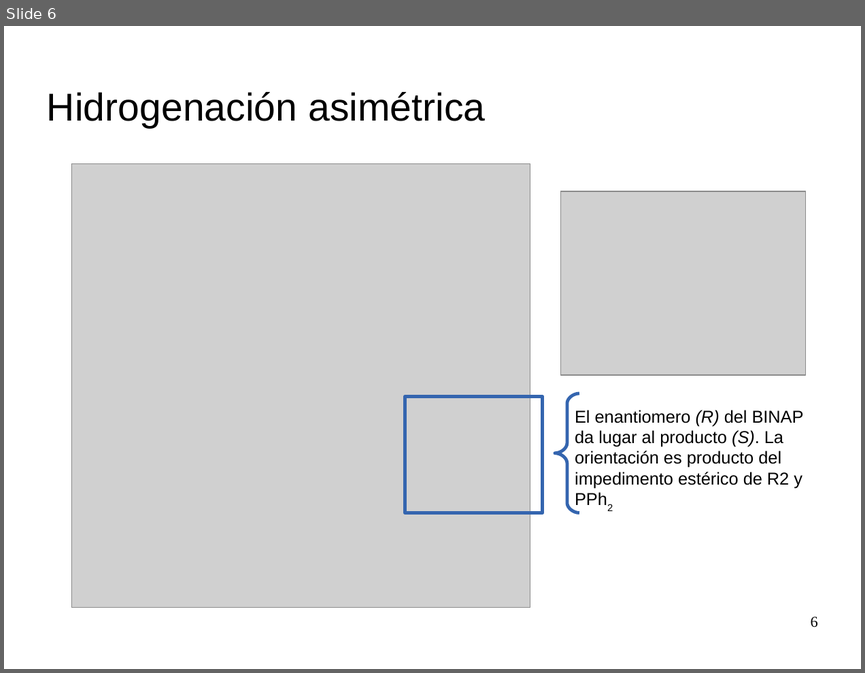
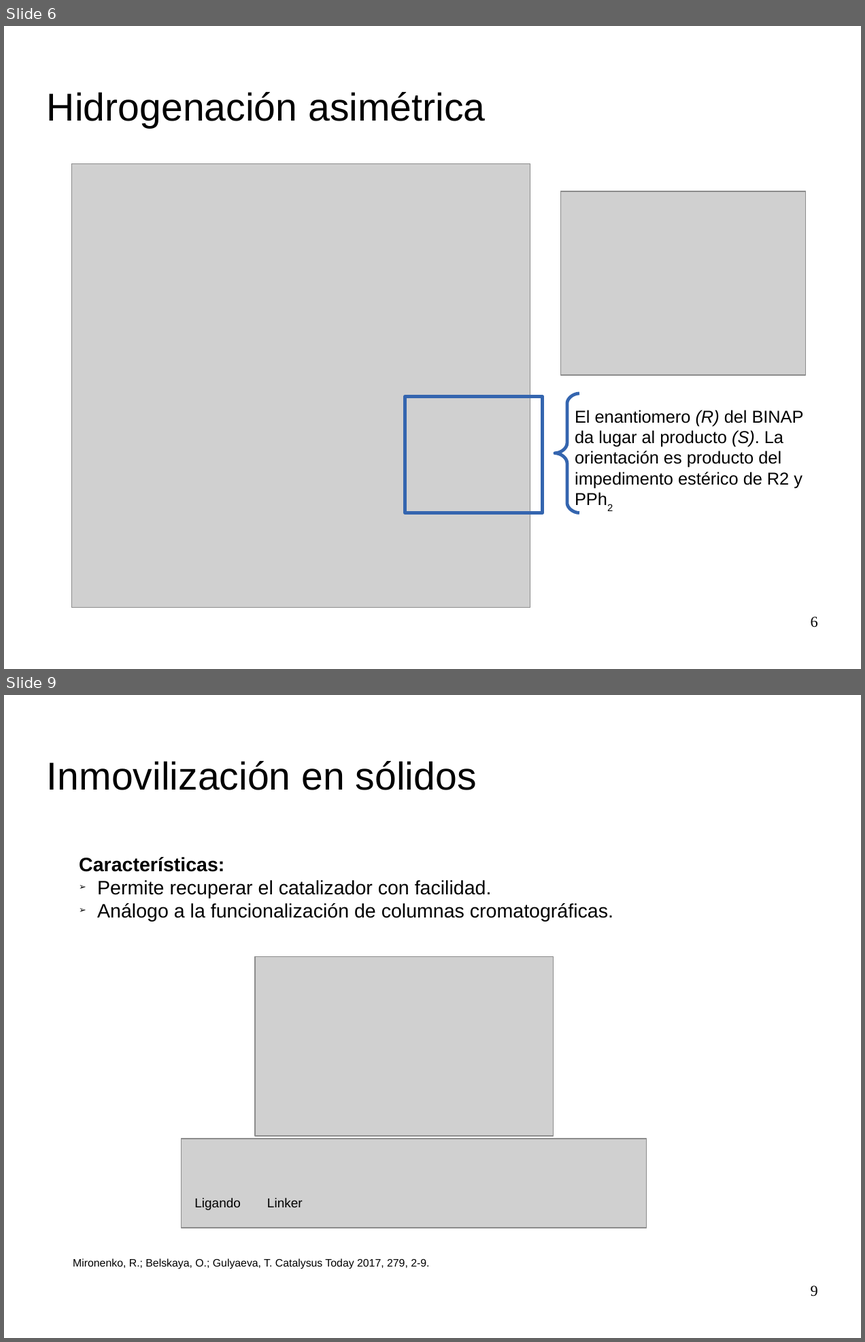
Before and after one commit to jsbarbosa/study-happiness, a slide deck: Lab Q. Avanzada/Inorganica/Seminario/presentacion.odp. Shown one above the other, each under a label of ours: slide 6 before the commit, slides 6 and 9 after it; the slides between them are not shown. The pictures are 865x673 and 865x1342 pixels, drawn with LibreOffice and Linux fonts; fonts in the diff are those of the drawing; grey boxes stand for pictures; background and template pictures are left out. Boxes give left, top, right and bottom in pixels: in the first picture for what was removed or moved away, otherwise in the second. Text is boxed around its words. In the diff, an @@ line names an element or a change of style, - is before the commit and + after.

```diff
--- a/Lab Q. Avanzada/Inorganica/Seminario/presentacion.odp
+++ b/Lab Q. Avanzada/Inorganica/Seminario/presentacion.odp
@@ slide 9 added at (4,695,861,1338), background picture (left out) @@
@@ title added at (47,761,477,790), 36 pt, text #000000 @@
+Inmovilización en sólidos
@@ text added at (79,857,613,921), 18 pt, text #000000 @@
+Características:
+➢ Permite recuperar el catalizador con facilidad.
+➢ Análogo a la funcionalización de columnas cromatográficas.
@@ picture added at (255,957,553,1136) @@
@@ picture added at (181,1138,647,1227) @@
@@ text added at (194,1198,241,1210), 12 pt, text #000000 @@
+Ligando
@@ text added at (267,1198,303,1207), 12 pt, text #000000 @@
+Linker
@@ text added at (73,1258,429,1269), 10 pt, text #000000 @@
+Mironenko, R.; Belskaya, O.; Gulyaeva, T. Catalysus Today 2017, 279, 2-9.
@@ page number added at (810,1285,818,1296), 14 pt, text #000000 @@
+9
```
Also in this commit, not shown: 2 other slides added, 4 slides removed, 13 other files.
